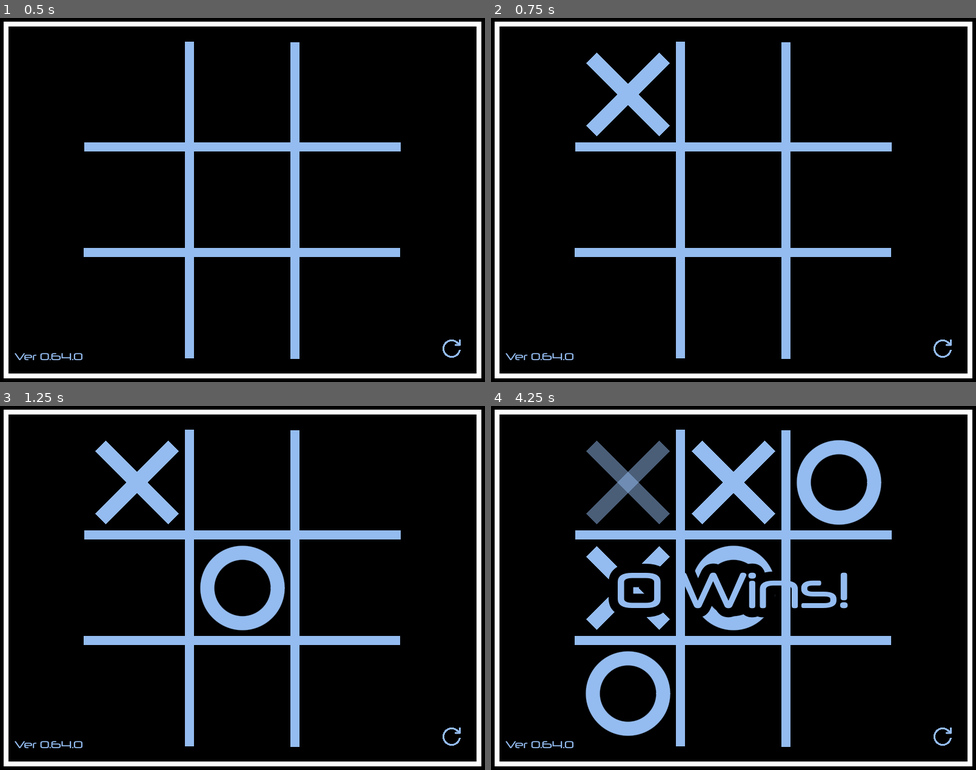
Above: before the commit, frames 1-4 (two rows, left to right).
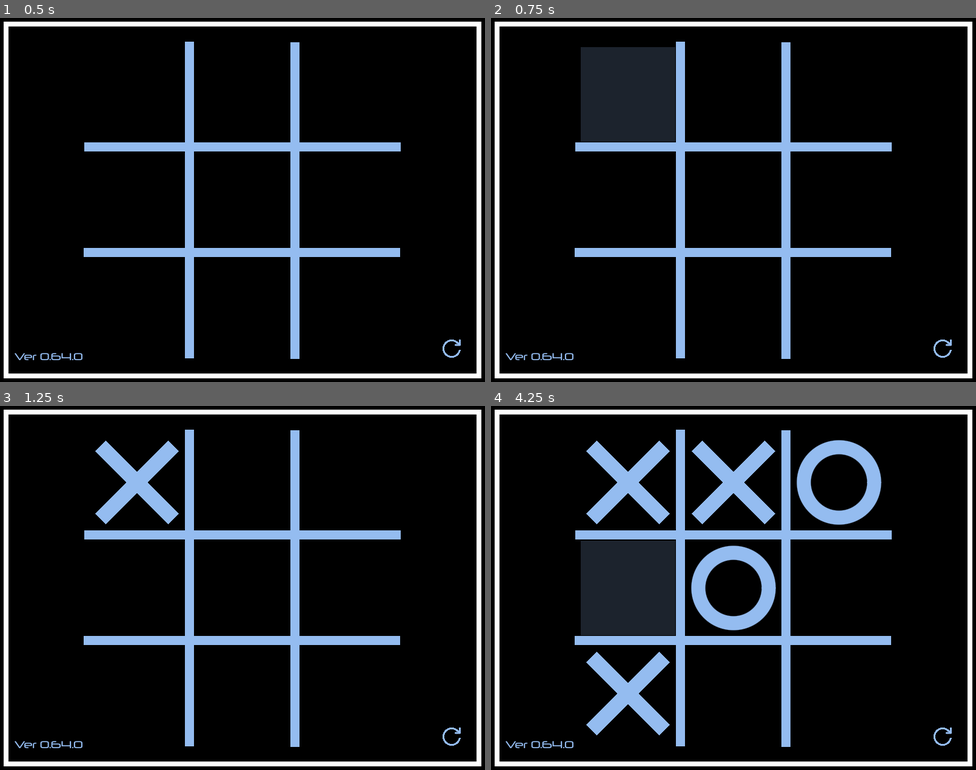
Above: after the commit, the same moments.

Repository: joshuafolkken/tic-tac-toe
Game: Godot game, scene res://scenes/main.tscn
The game is run twice, just before and just after one commit, with the same random seed, the same clock (stepped at 60 frames per second) and the same inputs.
Inputs (mouse positions are in pixels of both pictures, inside the frame that each line leads up to):
- Up to frame 1 (0.5 s): no input
- Up to frame 2 (0.75 s): click (626, 94) at 0.52 s
- Up to frame 3 (1.25 s): no input
- Up to frame 4 (4.25 s): click "Ver 0.64.0" at 1.25 s; click (733, 482) at 2.02 s; click "Ver 0.64.0" at 2.75 s; click (626, 588) at 3.52 s

Frame 1 is identical in both runs. In frame 2, 5.1% of the frame differs, in the area x 18-38%, y 8-34%; in frame 3, 1.8%; in frame 4, 11%, in the area x 18-74%, y 9-91%.

Commit message:
ai vs ai #211 loop

Diff:
--- a/src/click_sound.gd
+++ b/src/click_sound.gd
@@ -3,7 +3,7 @@
 
 
 func _ready() -> void:
-	pass
+	volume_db = -6
 
 
 func _process(_delta: float) -> void:
--- a/src/game_manager.gd
+++ b/src/game_manager.gd
@@ -4,13 +4,15 @@
 signal game_ended(result: String)
 signal player_changed(player: GamePlayer)
 signal board_updated(board: Board, current_player: GamePlayer)
+signal ai_reset
 
 var _board: Board
 var _current_player: GamePlayer
 
-var _is_infinite_enabled := true
+var _is_infinite_enabled := false
 var _is_ai_player_x_enabled: bool
 var _is_ai_player_o_enabled: bool
+var _ai_delay_sec := 1.0
 
 
 func emit_player_changed() -> void:
@@ -20,12 +22,13 @@
 	player_changed.emit(_current_player)
 
 
-func reset() -> void:
+func reset(ai_delay_sec: float) -> void:
+	_ai_delay_sec = ai_delay_sec
+	_current_player = GamePlayer.new()
 	_board = Board.new(_is_infinite_enabled)
 	_current_player = GamePlayer.new()
 
-	# TODO: MODE SUPPORT
-	_is_ai_player_x_enabled = false
+	_is_ai_player_x_enabled = true
 	_is_ai_player_o_enabled = true
 
 	emit_player_changed()
@@ -37,14 +40,20 @@
 	if game_status.is_playing():
 		return false
 
-	var result_text := game_status.get_result_text()
-	game_ended.emit(result_text)
+	if _is_ai_player_x_enabled and _is_ai_player_o_enabled:
+		ai_reset.emit()
+
+	else:
+		var result_text := game_status.get_result_text()
+		game_ended.emit(result_text)
+
 	return true
 
 
 func _update_board(board_position: BoardPosition) -> void:
 	var cell_status := CellStatus.from_game_player(_current_player)
 	_board.add(board_position, cell_status)
+
 	board_updated.emit(_board, _current_player)
 
 
@@ -75,7 +84,7 @@
 
 func _handle_ai_move() -> void:
 	var ai_strategy := MinimaxStrategy.new(_board, _current_player)
-	var ai_player := AIPlayer.new(get_tree(), ai_strategy)
+	var ai_player := AIPlayer.new(get_tree(), ai_strategy, _ai_delay_sec)
 
 	ai_player.moved.connect(_on_ai_player_moved)
 	await get_tree().process_frame
--- a/src/lib/ai_player.gd
+++ b/src/lib/ai_player.gd
@@ -2,15 +2,15 @@
 
 signal moved(position: BoardPosition)
 
-const MOVE_DELAY := 0.2
-
 var _scene_tree: SceneTree
 var _ai_strategy: AIStrategy
+var _ai_delay_sec: float
 
 
-func _init(scene_tree: SceneTree, ai_strategy: AIStrategy) -> void:
+func _init(scene_tree: SceneTree, ai_strategy: AIStrategy, ai_delay_sec: float) -> void:
 	_scene_tree = scene_tree
 	_ai_strategy = ai_strategy
+	_ai_delay_sec = ai_delay_sec
 
 
 func _get_best_move() -> BoardPosition:
@@ -36,7 +36,7 @@
 	var end_time := Time.get_ticks_msec()
 	var elapsed_time := (end_time - start_time) / 1000.0
 
-	if elapsed_time < MOVE_DELAY:
-		await _scene_tree.create_timer(MOVE_DELAY - elapsed_time).timeout
+	if elapsed_time < _ai_delay_sec:
+		await _scene_tree.create_timer(_ai_delay_sec - elapsed_time).timeout
 
 	moved.emit(position)
--- a/src/main.gd
+++ b/src/main.gd
@@ -1,5 +1,10 @@
 class_name Main
 extends Node
+
+const AI_DELAY_SEC_DEFAULT = 0.8
+const AI_DELAY_SEC_MINIMUM = 0.01
+
+var _ai_delay_sec: float
 
 @onready var _game_manager: GameManager = $GameManager
 @onready var _ui_manager: UIManager = $UIManager
@@ -11,19 +16,34 @@
 	_game_manager.game_ended.connect(_on_game_ended)
 	_game_manager.player_changed.connect(_on_player_changed)
 	_game_manager.board_updated.connect(_on_board_updated)
+	_game_manager.ai_reset.connect(_on_ai_reset)
 	_input_handler.cell_clicked.connect(_on_cell_clicked)
-	_input_handler.reset_requested.connect(reset)
+	_input_handler.reset_requested.connect(_on_reset)
 
 
-func reset() -> void:
-	_game_manager.reset()
+func _on_ai_reset() -> void:
+	await get_tree().create_timer(_ai_delay_sec).timeout
+
+	if _ai_delay_sec >= AI_DELAY_SEC_MINIMUM:
+		_ai_delay_sec = _ai_delay_sec * 0.8
+
+	print(_ai_delay_sec)
+
+	_game_manager.reset(_ai_delay_sec)
+	await _ui_manager.reset()
+
+
+func _on_reset() -> void:
+	_ai_delay_sec = AI_DELAY_SEC_DEFAULT
+
+	_game_manager.reset(_ai_delay_sec)
 	await _ui_manager.reset()
 	_click_sound.play_reset()
 
 
 func _ready() -> void:
 	_connect_signals()
-	reset()
+	_on_reset()
 
 
 func _on_board_updated(board: Board, current_player: GamePlayer) -> void:
